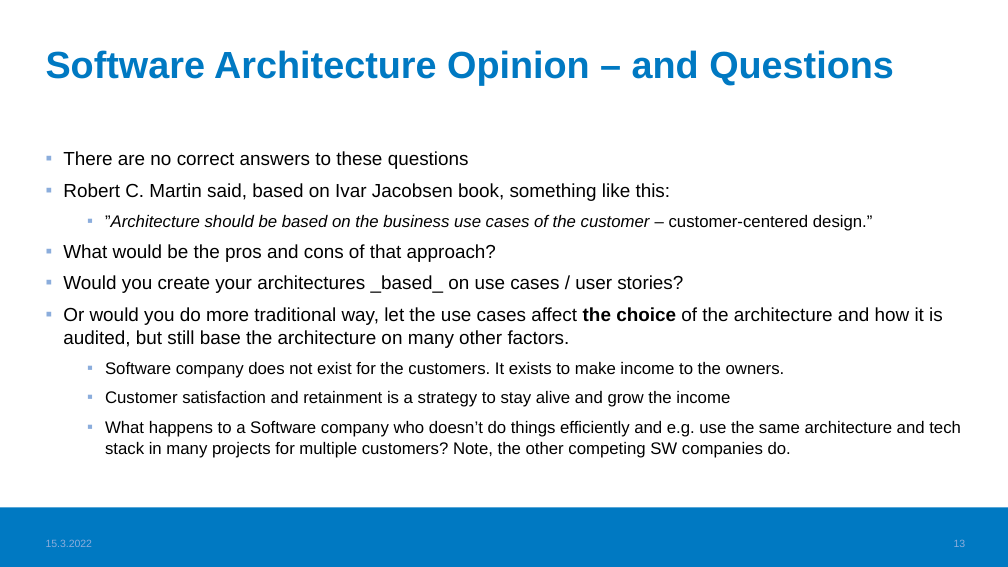
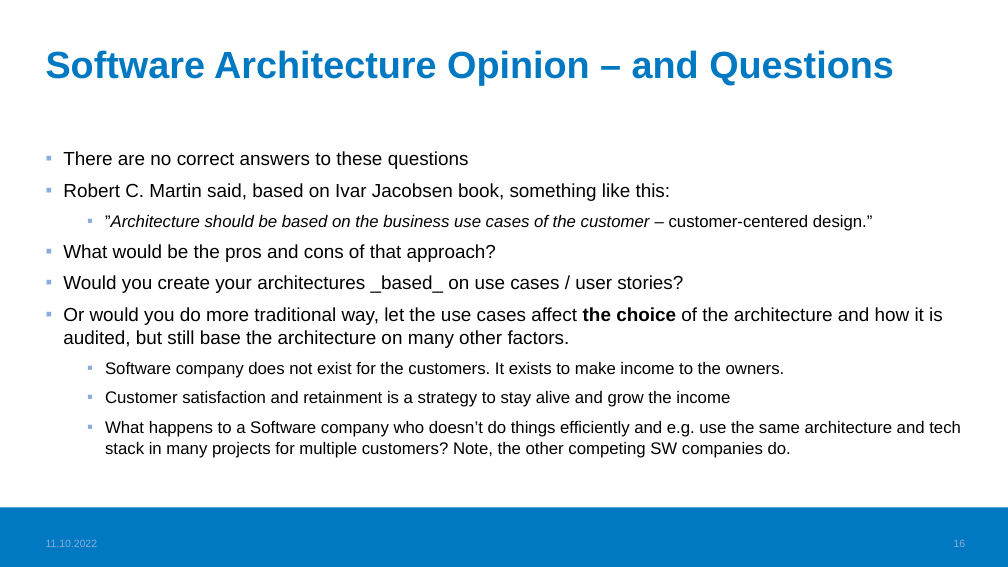
Before and after one commit to haagahelia/ohke-teknologiat, a slide deck: slide 16 of 06_ohjelmistoarkkitehtuurit_ja_patternit/SoftwareArchitecturesAndPatterns.pptx (slide 13 before the commit). Drawn at 1008x567 pixels with LibreOffice and Linux fonts; fonts in the diff are those of the drawing; background and template pictures are left out. Boxes give left, top, right and bottom in pixels: in the first picture for what was removed or moved away, otherwise in the second. Text is boxed around its words. In the diff, an @@ line names an element or a change of style, - is before the commit and + after.

```diff
--- a/06_ohjelmistoarkkitehtuurit_ja_patternit/SoftwareArchitecturesAndPatterns.pptx
+++ b/06_ohjelmistoarkkitehtuurit_ja_patternit/SoftwareArchitecturesAndPatterns.pptx
@@ text at (46, 539, 98, 547): text changed @@
-15.3.2022
+11.10.2022
@@ page number at (954, 539, 966, 547): text changed @@
-13
+16
```
Also in this commit, not shown: 14 other slides changed, 3 slides added, 3 other files.
